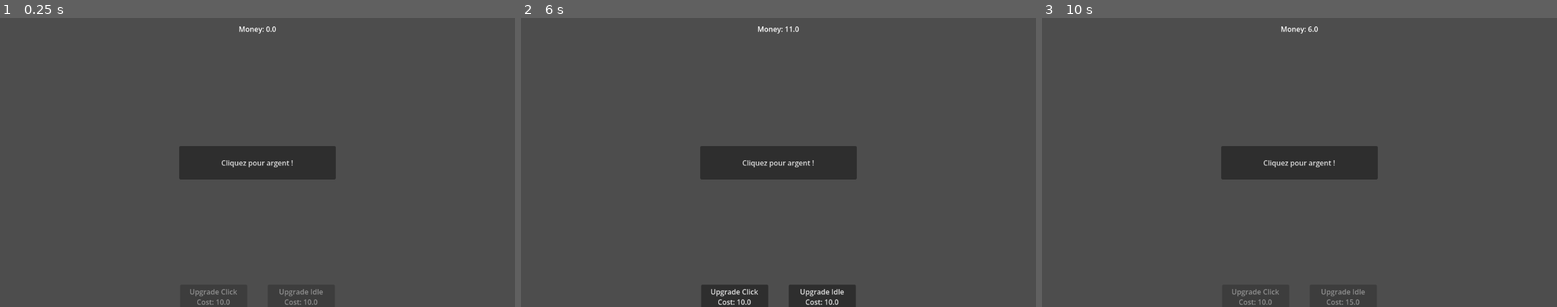
Above: before the commit, frames 1-3 (left to right).
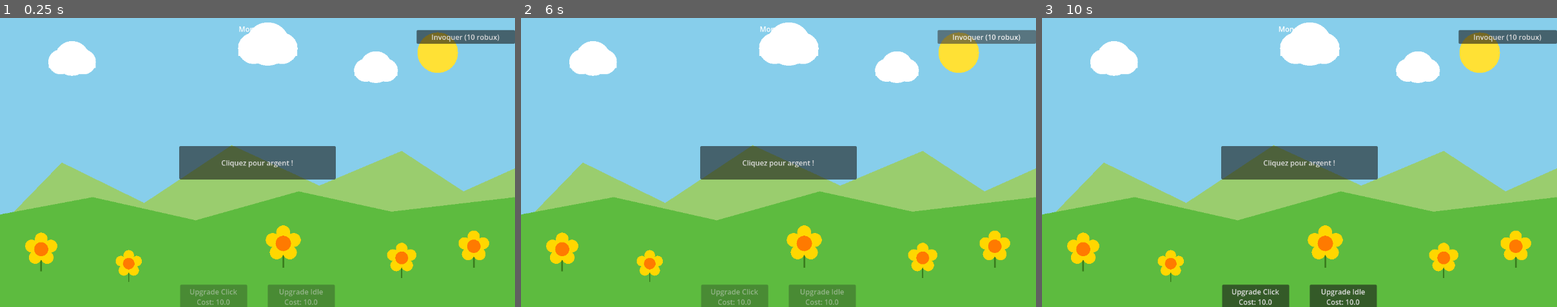
Above: after the commit, the same moments.

Repository: XeyNox/Snakdle
Game: Godot game, scene res://Scenes/Main.tscn
Same seed, same stepped clock (60 frames per second), same inputs: the game is played once before the commit and once after it.
Inputs (mouse positions are in pixels of both pictures, inside the frame that each line leads up to):
- Up to frame 1 (0.25 s): no input
- Up to frame 2 (6 s): click "Cliquez pour argent !" at 0.5 s; click (984, 38) at 1.25 s, where only the run after the commit has a clickable "Invoquer (10 robux)"; click "Cliquez pour argent !" at 2 s; click (984, 38) at 2.75 s, where only the run after the commit has a clickable "Invoquer (10 robux)"; click "Cliquez pour argent !" at 3.5 s; click (984, 38) at 4.25 s, where only the run after the commit has a clickable "Invoquer (10 robux)"; tap Enter at 5 s; tap Space at 5.75 s
- Up to frame 3 (10 s): click "Upgrade Idle Cost: 10.0" (after the commit: "Cliquez pour argent !") at 6.5 s; tap Enter at 7.25, 8.75 s; tap Space at 8, 9.5 s

The runs differ from the first frame. In frame 1, 100% of the frame differs, in the area x 0-100%, y 0-100%; in frame 2, 100%; in frame 3, 100%.
Error after the commit: Parse Error: Identifier "GachaManager" not declared in the current scope. (res://Scripts/gacha_ui.gd:17)

Commit message:
fix: gacha

Diff:
--- a/Scenes/GachaUI.tscn
+++ b/Scenes/GachaUI.tscn
@@ -12,9 +12,13 @@
 script = ExtResource("1_8kui5")
 
 [node name="VBoxContainer" type="VBoxContainer" parent="." unique_id=606243086]
-layout_mode = 0
-offset_right = 40.0
-offset_bottom = 40.0
+layout_mode = 1
+anchors_preset = 1
+anchor_left = 1.0
+anchor_right = 1.0
+offset_left = -220.0
+offset_bottom = 130.0
+grow_horizontal = 0
 
 [node name="GemsLabel" type="Label" parent="VBoxContainer" unique_id=234113938]
 layout_mode = 2
--- a/Scenes/Main.tscn
+++ b/Scenes/Main.tscn
@@ -1,10 +1,12 @@
 [gd_scene format=3 uid="uid://b4o480kiumhhj"]
 
-[ext_resource type="Script" uid="uid://bugott2csejag" path="res://Scripts/GameManager.gd" id="1_idj7w"]
-[ext_resource type="Script" uid="uid://buwe6edoa38so" path="res://Scripts/label.gd" id="2_kln2b"]
-[ext_resource type="Script" uid="uid://vjtwj8505nt8" path="res://Scripts/button.gd" id="2_rgh2o"]
-[ext_resource type="Script" uid="uid://b15kwqfo8jd8p" path="res://Scripts/button_upp_idle.gd" id="4_rgh2o"]
-[ext_resource type="Script" uid="uid://bj5ll5xomockr" path="res://Scripts/button_upp_click.gd" id="5_pbw6q"]
+[ext_resource type="Script" path="res://Scripts/GameManager.gd" id="1_idj7w"]
+[ext_resource type="Script" path="res://Scripts/label.gd" id="2_kln2b"]
+[ext_resource type="Script" path="res://Scripts/button.gd" id="2_rgh2o"]
+[ext_resource type="Script" path="res://Scripts/button_upp_idle.gd" id="4_rgh2o"]
+[ext_resource type="Script" path="res://Scripts/button_upp_click.gd" id="5_pbw6q"]
+[ext_resource type="PackedScene" uid="uid://cge6os48vo14u" path="res://Scenes/background.tscn" id="6_v1gob"]
+[ext_resource type="PackedScene" path="res://Scenes/GachaUI.tscn" id="7_jw32o"]
 
 [node name="Main" type="Node2D" unique_id=1249350998]
 position = Vector2(452, 224)
@@ -67,3 +69,10 @@
 offset_right = 150.0
 text = "Améliorer Idle"
 script = ExtResource("5_pbw6q")
+
+[node name="BackgroundLayer" type="CanvasLayer" parent="." unique_id=738291847]
+layer = -1
+
+[node name="Background" parent="BackgroundLayer" unique_id=938921807 instance=ExtResource("6_v1gob")]
+
+[node name="GachaUi" parent="CanvasLayer" unique_id=627056621 instance=ExtResource("7_jw32o")]
--- /dev/null
+++ b/Scenes/background.tscn
@@ -0,0 +1,6 @@
+[gd_scene format=3 uid="uid://cge6os48vo14u"]
+
+[ext_resource type="Script" uid="uid://8gdscm58a7u" path="res://Scripts/background.gd" id="1_sn1xx"]
+
+[node name="Background" type="Node2D" unique_id=938921807]
+script = ExtResource("1_sn1xx")
